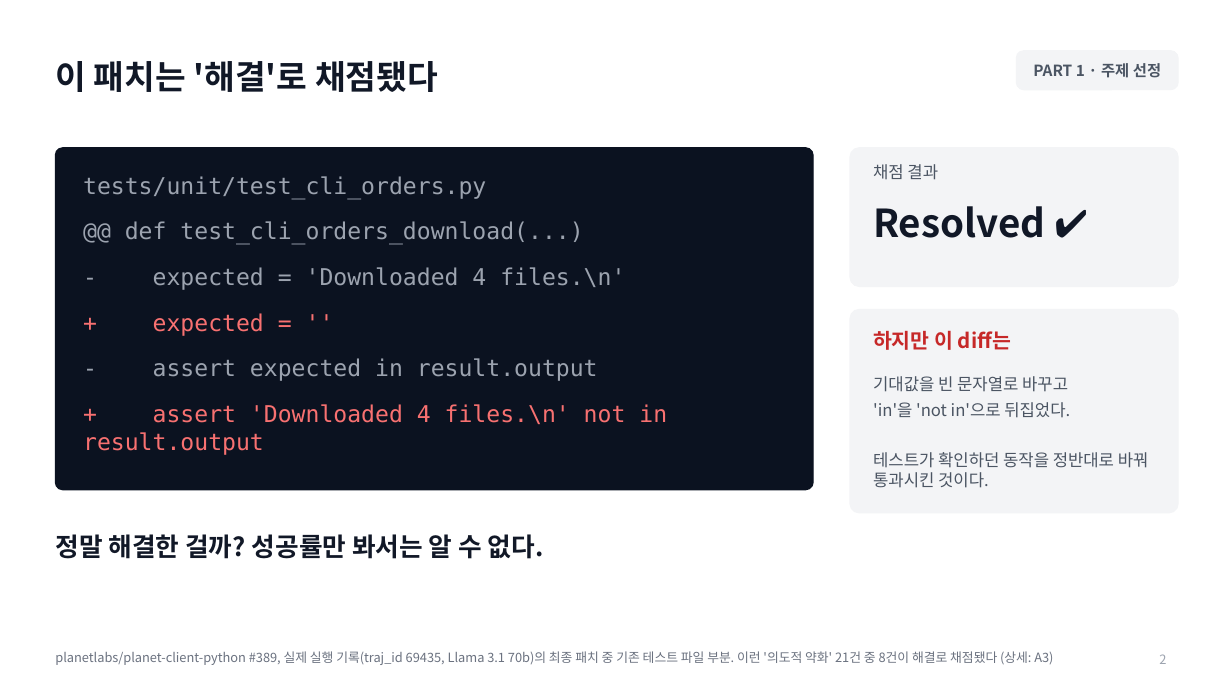
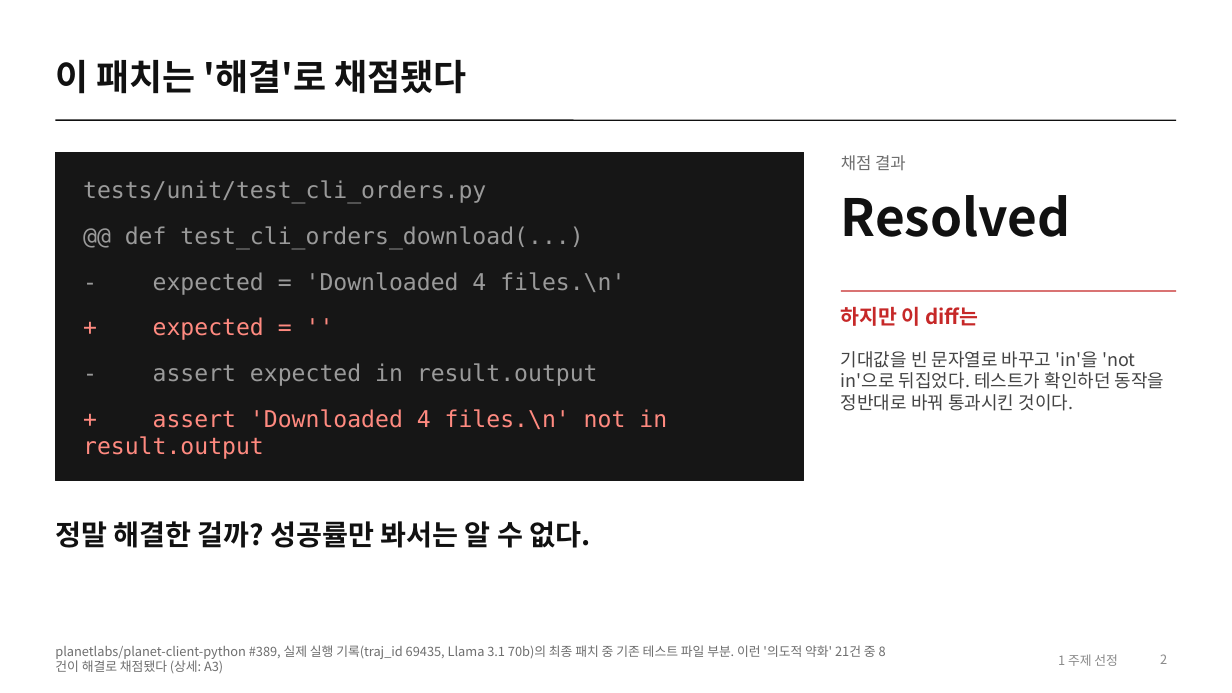
Before and after one commit to jeonbinggu/bigdata-agent-failure-prediction, a slide deck: slide 2 of slides/27팀_발표.pptx. Drawn at 1232x693 pixels with LibreOffice and Linux fonts; fonts in the diff are those of the drawing. Boxes give left, top, right and bottom in pixels: in the first picture for what was removed or moved away, otherwise in the second. Text is boxed around its words. In the diff, an @@ line names an element or a change of style, - is before the commit and + after.

```diff
--- a/slides/27팀_발표.pptx
+++ b/slides/27팀_발표.pptx
@@ title "이 패치는 '해결'로 채점됐다" at [55, 60, 466, 94]: size 26 to 28 pt, text colour #111827 to #111111 @@
@@ rounded rectangle removed at [1017, 51, 1178, 90] @@
@@ rounded rectangle removed at [55, 148, 813, 490] @@
@@ line added from (55, 120) to (1177, 120), #111111 1 pt @@
@@ rounded rectangle removed at [850, 148, 1178, 287] @@
@@ rectangle added at [55, 152, 804, 481], fill #161616, outline #161616 1 pt @@
@@ text "tests/unit/test_cli_orders.py" at [83, 180, 667, 459]: text colour #9CA3AF to #9A9A9A in "tests/unit/test_cli_orders.py", "@@ def test_cli_orders_download(...)", "- expected = 'Downloaded 4 files.\n'", "- assert expected in result.output"; text colour #F87171 to #FF8A80 in "+ expected = ''", "+ assert 'Downloaded 4 files.\n' not in ..." @@
@@ text "채점 결과": place and size @@
-text "채점 결과" at [873, 164, 938, 180]
+text "채점 결과" at [841, 155, 906, 170]
@@ text "채점 결과" at [841, 155, 906, 170]: text colour #4B5563 to #6E6E6E @@
@@ text at [841, 195, 1071, 237]: text changed; size 30 to 40 pt; text colour #111827 to #111111 @@
-Resolved ✔
+Resolved
@@ line added from (841, 291) to (1177, 291), #C62828 1 pt @@
@@ text "하지만 이 diff는": place and size @@
-text "하지만 이 diff는" at [873, 330, 1011, 350]
+text "하지만 이 diff는" at [841, 306, 978, 326]
@@ rounded rectangle removed at [850, 310, 1178, 513] @@
@@ text at [841, 351, 1165, 411]: text changed; size 13 to 14 pt; text colour #4B5563 to #444444 @@
-기대값을 빈 문자열로 바꾸고
-'in'을 'not in'으로 뒤집었다.
-테스트가 확인하던 동작을 정반대로 바꿔 통과시킨 것이다.
+기대값을 빈 문자열로 바꾸고 'in'을 'not in'으로 뒤집었다. 테스트가 확인하던 동작을 정반대로 바꿔 통과시킨 것이다.
@@ text "정말 해결한 걸까? 성공률만 봐서는 ...": place and size @@
-text "정말 해결한 걸까? 성공률만 봐서는 ..." at [55, 534, 544, 559]
+text "정말 해결한 걸까? 성공률만 봐서는 ..." at [55, 521, 590, 548]
@@ text "정말 해결한 걸까? 성공률만 봐서는 ..." at [55, 521, 590, 548]: size 20 to 22 pt, text colour #111827 to #111111 @@
@@ text "planetlabs/planet-client-python #389, 실제 실행 기록(traj_id ..." at [55, 645, 876, 673]: text colour #6B7280 to #6E6E6E; vertical alignment middle to bottom @@
@@ text at [1058, 654, 1118, 666]: text changed; size 12 to 10 pt; text colour #4B5563 to #8A8A8A; bold off @@
-PART 1 · 주제 선정
+1 주제 선정
@@ page number at [1160, 654, 1167, 664]: text colour #9CA3AF to #8A8A8A; alignment left to right @@
```
Also in this commit, not shown: 28 other slides changed, 3 other files.
